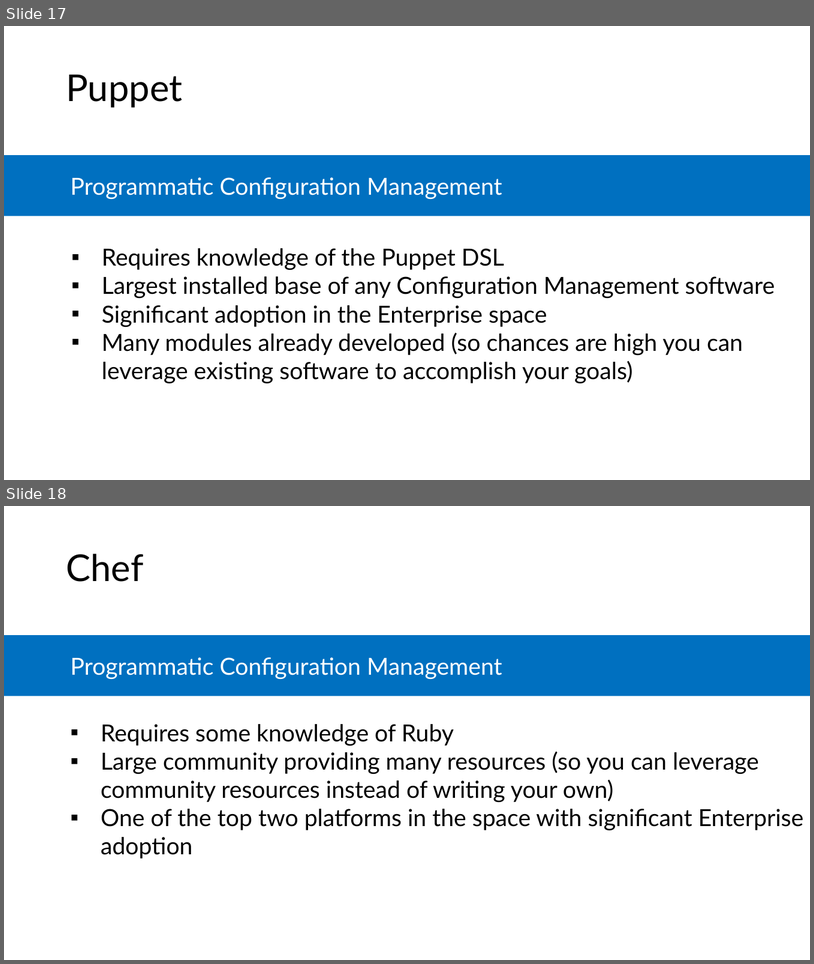
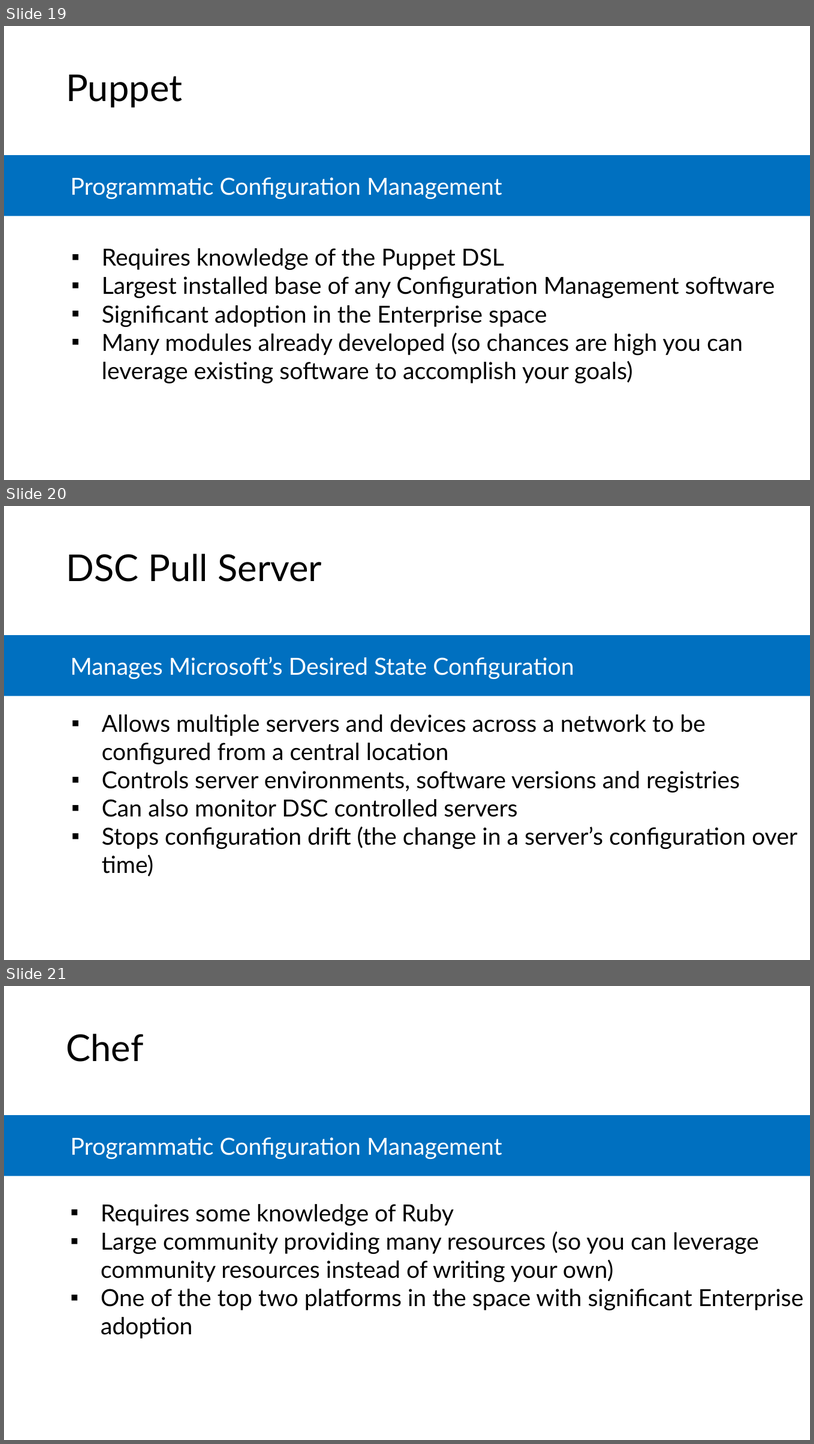
Before and after one commit to microsoft/AcademicContent, a slide deck: Complimentary Course Content/Module7/Lessons/Module7_Lesson2 Configuration Management.pptx. Shown one above the other, each under a label of ours: slides 17 and 18 before the commit, slides 19, 20 and 21 after it. The pictures are 814x964 and 814x1444 pixels, drawn with LibreOffice and Linux fonts; fonts in the diff are those of the drawing. Boxes give left, top, right and bottom in pixels: in the first picture for what was removed or moved away, otherwise in the second. Text is boxed around its words. In the diff, an @@ line names an element or a change of style, - is before the commit and + after.

```diff
--- a/Complimentary Course Content/Module7/Lessons/Module7_Lesson2 Configuration Management.pptx
+++ b/Complimentary Course Content/Module7/Lessons/Module7_Lesson2 Configuration Management.pptx
@@ slide 20 added at bbox=[4, 506, 810, 960], background #FFFFFF @@
@@ text added at bbox=[66, 553, 322, 582], 44 pt, text #000000 @@
+DSC Pull Server
@@ rectangle added at bbox=[4, 635, 810, 696], fill #0070C0, 28 pt, text #FFFFFF @@
+Manages Microsoft’s Desired State Configuration
@@ text added at bbox=[102, 714, 798, 876], 28 pt, text #000000 @@
+    ▪ Allows multiple servers and devices across a network to be configured from a central location
+    ▪ Controls server environments, software versions and registries
+    ▪ Can also monitor DSC controlled servers
+    ▪ Stops configuration drift (the change in a server’s configuration over time)
@@ what was slide 17 is now slide 19 @@
@@ what was slide 18 is now slide 21 @@
```
Also in this commit, not shown: 1 slide changed, 2 other slides added, 3 other files.
